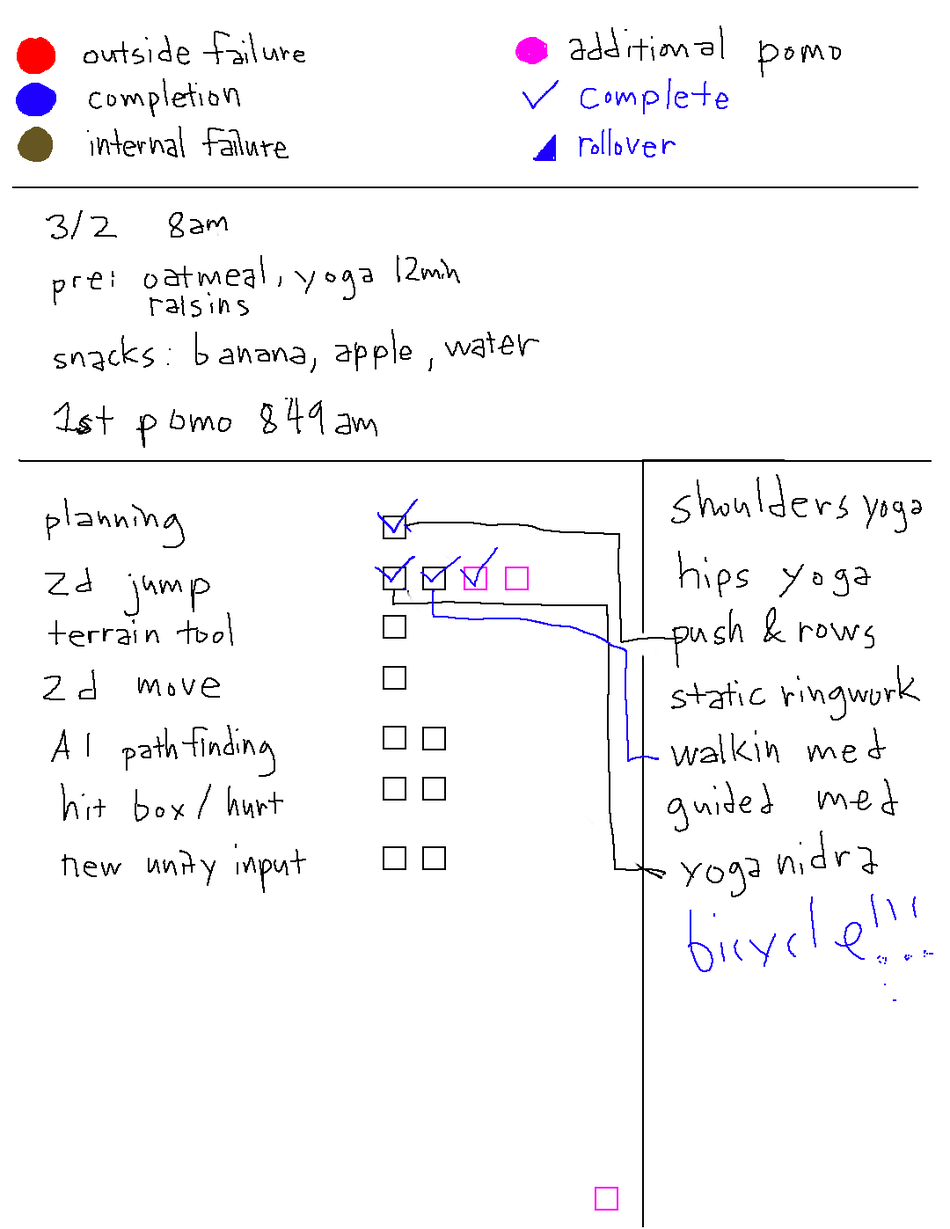
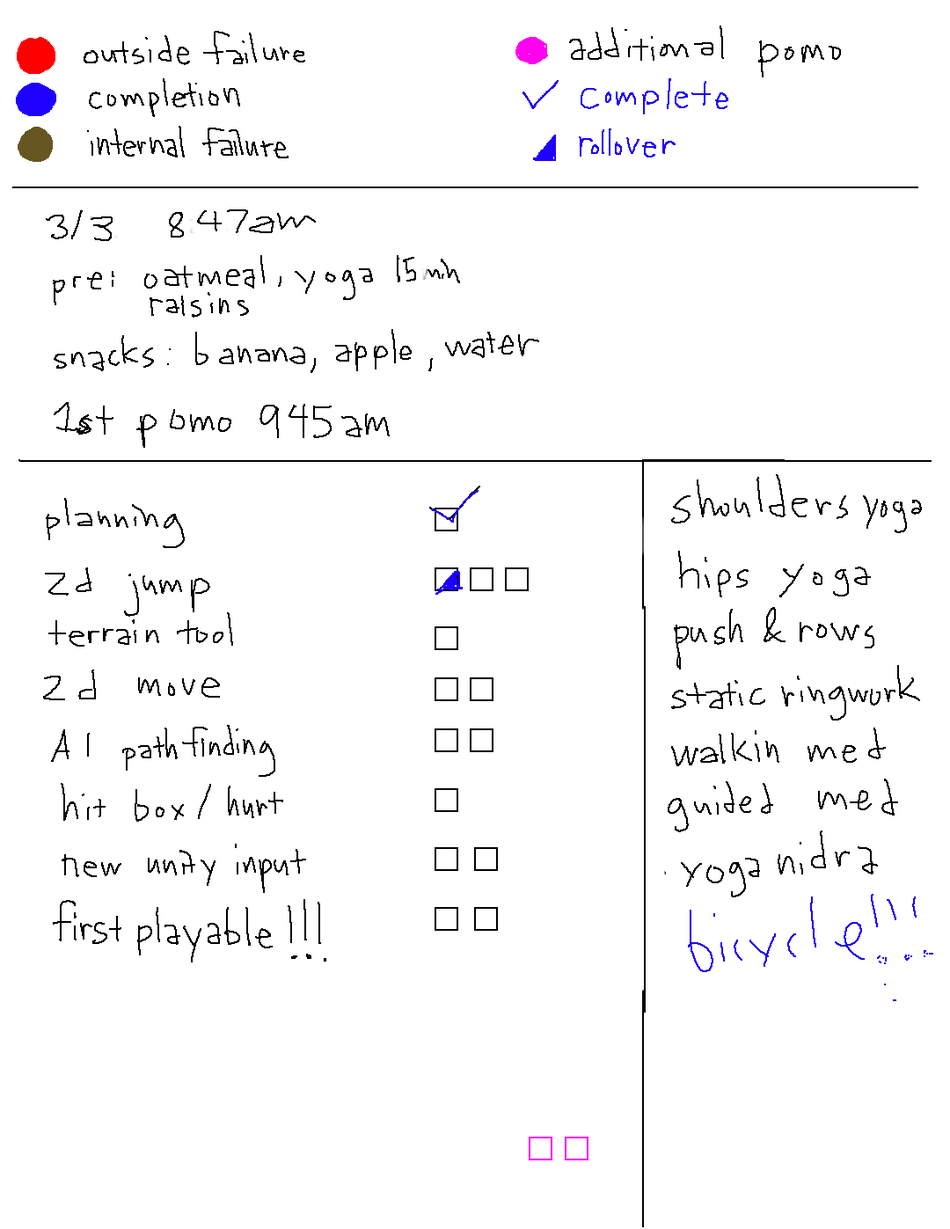
Layers edited between the first and the second w=950, h=1229 image:
added group "3/3" with 21 layers above "3/2" over box(52, 209, 681, 1211)
added group "pomodoro" (1st of 3, in "3/3") with 20 layers in group "3/3" over box(52, 209, 681, 1211)
added layer "words" (1st of 3, in "3/3" › "pomodoro") in group "pomodoro" over box(52, 209, 681, 1211)
added group "checkBoxes" (1st of 3, in "3/3" › "pomodoro") with 17 layers in group "pomodoro" over box(434, 507, 589, 1161)
added layer "checkbox copy 6" (1st of 2, in "3/3" › "pomodoro" › "checkBoxes") in group "checkBoxes" over box(528, 1136, 553, 1161)
added layer "checkbox copy 17" (1st of 2, in "3/3" › "pomodoro" › "checkBoxes") in group "checkBoxes" over box(564, 1136, 589, 1161)
added layer "checkbox copy 14" (1st of 2, in "3/3" › "pomodoro" › "checkBoxes") in group "checkBoxes" over box(434, 788, 459, 813)
added layer "checkbox copy 13" (1st of 2, in "3/3" › "pomodoro" › "checkBoxes") in group "checkBoxes" over box(469, 728, 494, 753)
added layer "checkbox copy 12" (1st of 2, in "3/3" › "pomodoro" › "checkBoxes") in group "checkBoxes" over box(434, 728, 459, 753)
added layer "checkbox copy 11" (1st of 2, in "3/3" › "pomodoro" › "checkBoxes") in group "checkBoxes" over box(469, 677, 494, 702)
added layer "checkbox copy 10" (1st of 2, in "3/3" › "pomodoro" › "checkBoxes") in group "checkBoxes" over box(434, 677, 459, 702)
added layer "checkbox copy 9" (1st of 2, in "3/3" › "pomodoro" › "checkBoxes") in group "checkBoxes" over box(434, 626, 459, 651)
added layer "checkbox copy 8" (1st of 2, in "3/3" › "pomodoro" › "checkBoxes") in group "checkBoxes" over box(434, 567, 459, 592)
added layer "checkbox copy 18" in group "checkBoxes" over box(504, 567, 529, 592)
renamed "8/21" to "3/2", hid the group it (18 layers) over box(52, 209, 681, 1211)
painted on "words" (2nd of 3, in "3/2" › "pomodoro") over box(469, 590, 681, 948)
…and 6 more changes (6 added)
